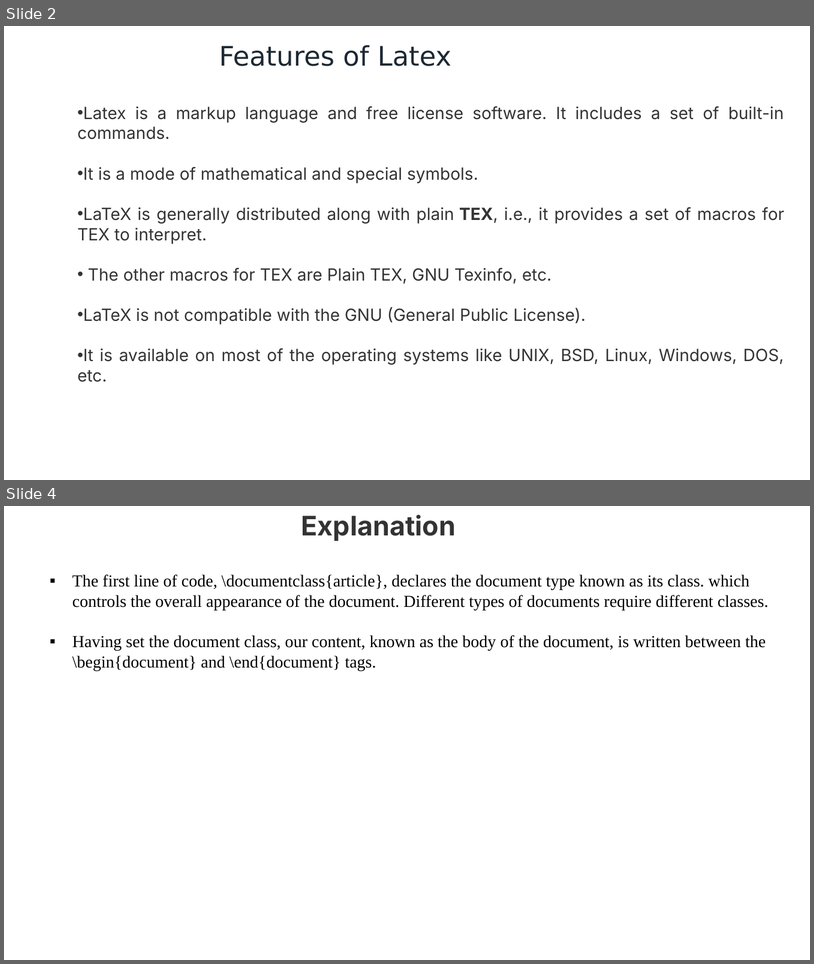
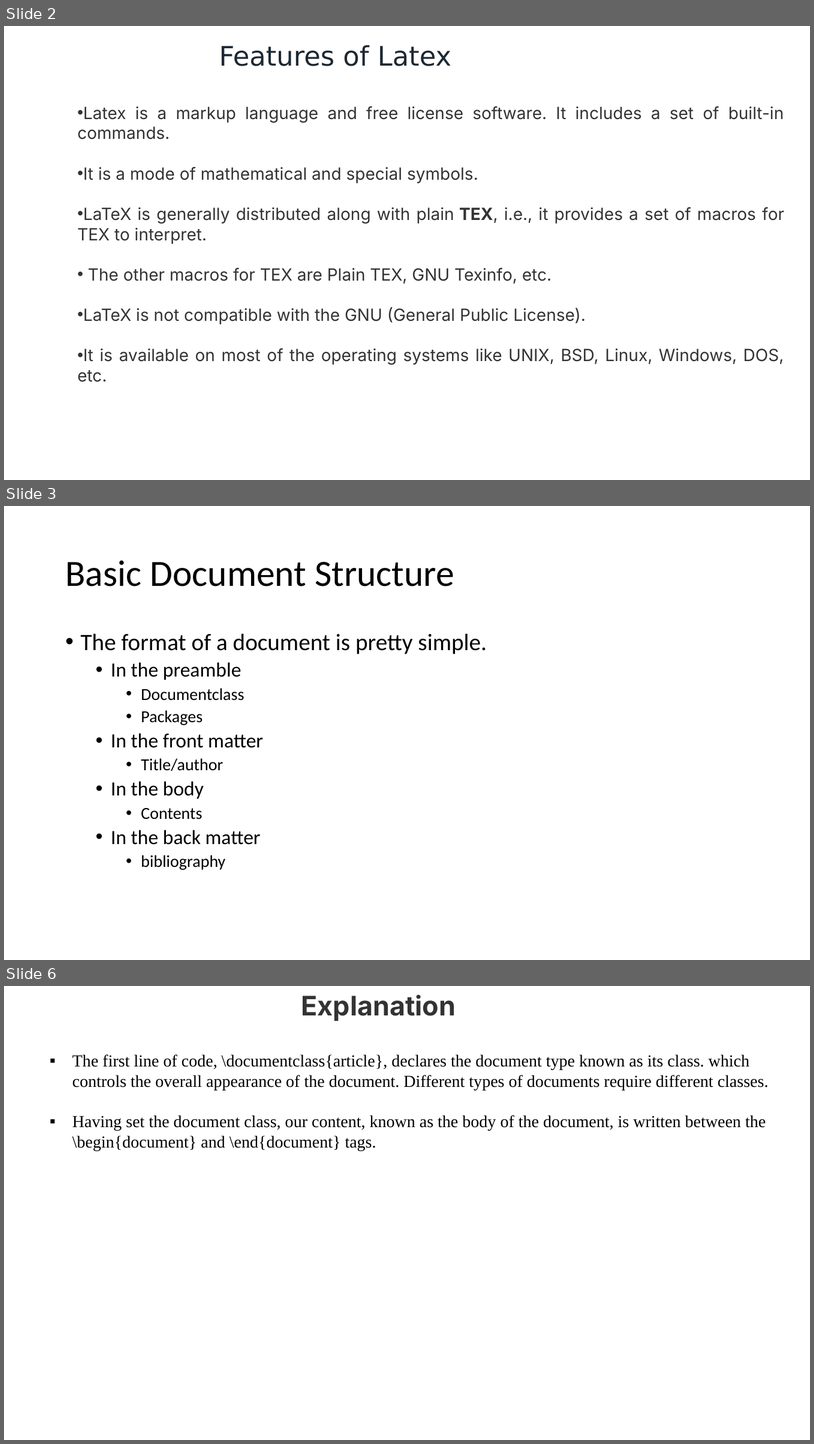
Before and after one commit to makhan010385/Latext, a slide deck: Latex_template.pptx. Shown one above the other, each under a label of ours: slides 2 and 4 before the commit, slides 2, 3 and 6 after it; the slides between them are not shown. The pictures are 814x964 and 814x1444 pixels, drawn with LibreOffice and Linux fonts; fonts in the diff are those of the drawing. Boxes give left, top, right and bottom in pixels: in the first picture for what was removed or moved away, otherwise in the second. Text is boxed around its words. In the diff, an @@ line names an element or a change of style, - is before the commit and + after.

```diff
--- a/Latex_template.pptx
+++ b/Latex_template.pptx
@@ slide 3 added at (4,506,810,960), background #FFFFFF @@
@@ title added at (65,560,455,586), 44 pt, text #000000 @@
+Basic Document Structure
@@ text added at (81,633,486,870), 24 pt, text #000000 @@
+• The format of a document is pretty simple.
+  • In the preamble
+    • Documentclass
+    • Packages
+  • In the front matter
+    • Title/author
+  • In the body
+    • Contents
+  • In the back matter
+    • bibliography
@@ what was slide 4 is now slide 6 @@
```
Also in this commit, not shown: 1 slide changed, 1 other slide added, 1 other file.
